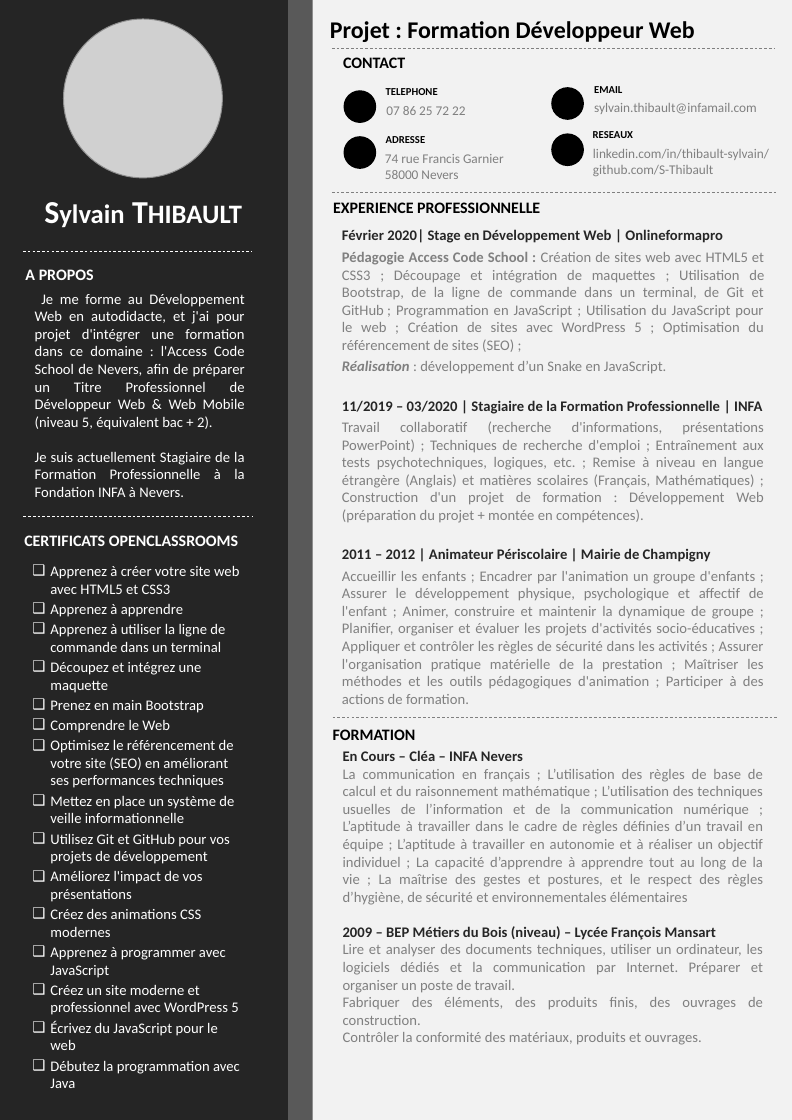
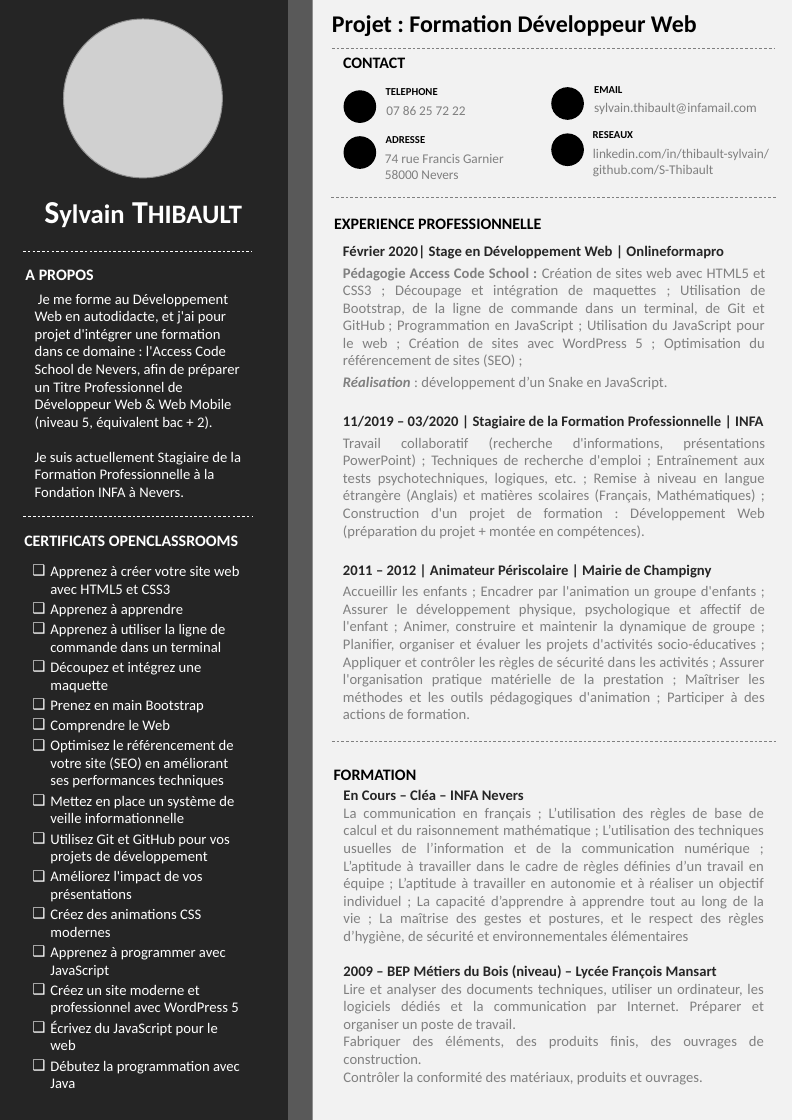
Before and after one commit to S-Thibault/curriculum-vitae, a slide deck: slide 1 of cvSylvain.pptx. Drawn at 792x1120 pixels with LibreOffice and Linux fonts; fonts in the diff are those of the drawing; grey boxes stand for pictures; background and template pictures are left out. Boxes give left, top, right and bottom in pixels: in the first picture for what was removed or moved away, otherwise in the second. Text is boxed around its words. In the diff, an @@ line names an element or a change of style, - is before the commit and + after.

```diff
--- a/cvSylvain.pptx
+++ b/cvSylvain.pptx
@@ text "Projet : Formation Développeur Web": place and size @@
-text "Projet : Formation Développeur Web" at [330, 21, 695, 42]
+text "Projet : Formation Développeur Web" at [332, 15, 697, 36]
@@ text "EXPERIENCE PROFESSIONNELLE": place and size @@
-text "EXPERIENCE PROFESSIONNELLE" at [333, 202, 540, 213]
+text "EXPERIENCE PROFESSIONNELLE" at [334, 218, 541, 229]
@@ line moved from (331, 192) - (777, 192) to (331, 197) - (777, 197) @@
@@ text "Février 2020| Stage en Développement ...": place and size @@
-text "Février 2020| Stage en Développement ..." at [342, 229, 764, 704]
+text "Février 2020| Stage en Développement ..." at [343, 245, 765, 719]
@@ text "Je me forme au Développement ..." at [35, 294, 241, 497]: alignment justified to left @@
@@ line moved from (332, 717) - (778, 717) to (331, 741) - (777, 741) @@
@@ text "FORMATION": place and size @@
-text "FORMATION" at [333, 729, 416, 740]
+text "FORMATION" at [334, 769, 417, 780]
@@ text "En Cours – Cléa – ...": place and size @@
-text "En Cours – Cléa – ..." at [343, 750, 764, 1045]
+text "En Cours – Cléa – ..." at [343, 789, 764, 1085]
```
Also in this commit, not shown: 2 other files.
